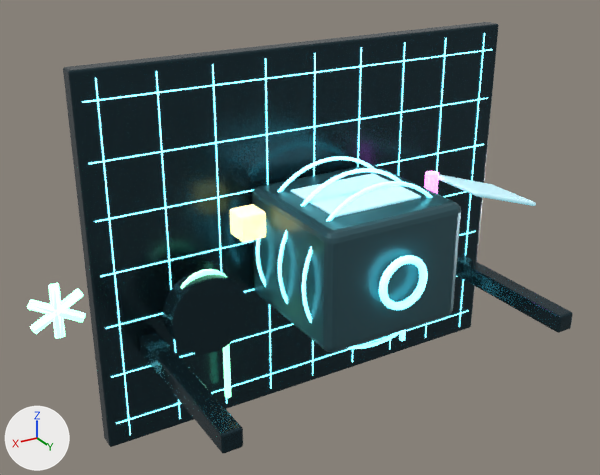
Renders of the glTF model amx-air-hubs/public/models/amx-digital-twin.glb from each side of a commit.
Before and after are seen from a 50 mm camera at (7.89, 12.65, 6.16) aimed at (0.98, 1.13, 0.41). The axes (+X, +Y, +Z) are drawn at lower left. The lights are the same throughout. The picture after the commit comes second. Where no turn or scale is listed for an object, it has been applied to the vertices. Vertices at exactly the same position are counted once.

Names of what the first picture shows: 'Actuator_Cooling', 'Cooling_Blade_0', 'Cooling_Blade_180', 'Cooling_Blade_240', 'Cooling_Blade_60', 'Core_Energy_Ring_1.35', 'Core_Energy_Ring_2.15', 'Floor_Line_Z_3', 'Screen_Twin', 'Sensor_Energy', 'Sensor_Vibration', 'Twin_Asset_Core', 'Twin_Core_Window', 'Twin_Floor', 'Twin_Structure_-3.5', 'Twin_Structure_3.5' and 22 more.
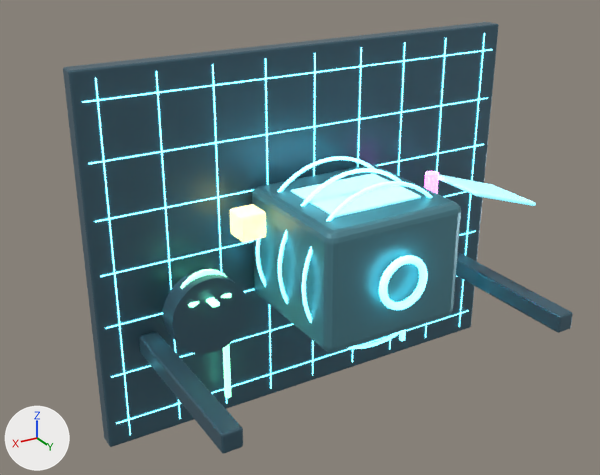
The newer file is also turned or shifted as a whole; pictures and numbers use the older file's frame.

The change in detail:
Material 'AMX_DarkMetal' (mat_amx_darkmetal) changes colour from dark cyan #243c44 to dark blue #4b6c7c; in linear values from (0.018, 0.045, 0.058) to (0.07, 0.15, 0.2).
Material 'AMX_Panel' (mat_amx_panel) changes colour from dark cyan #3c616a to cyan #59909e; in linear values from (0.045, 0.12, 0.145) to (0.1, 0.28, 0.34).
me_cube_021 is used by ob_cooling_blade_0; location (5.3, 1.17, 0.16).
me_cube_021 had 96 vertices, 188 faces and spanned x -0.08..0.08, y -0.035..0.035, z -0.46..0.46.
me_cube_021 now has 96 vertices, 188 faces and spans x -2.73..-2.57, y -0.93..-0.01, z -0.665..-0.595.
me_cube_021 part 1: the whole mesh is turned -90 degrees about the x axis through its middle, then moved by (-2.65, -0.47, -0.63).
me_cube_024 is used by ob_cooling_blade_180; location (5.3, 1.17, 0.16).
me_cube_024 had 96 vertices, 188 faces and spanned x -0.08..0.08, y -0.035..0.035, z -0.46..0.46.
me_cube_024 now has 96 vertices, 188 faces and spans x -2.73..-2.57, y -0.93..-0.01, z -0.665..-0.595.
me_cube_024 part 2: the whole mesh is turned -90 degrees about the x axis through its middle, then moved by (-2.65, -0.47, -0.63).
me_cube_025 is used by ob_cooling_blade_240; location (5.3, 1.17, 0.16).
me_cube_025 had 96 vertices, 188 faces and spanned x -0.427..0.427, y -0.035..0.035, z -0.288..0.288.
me_cube_025 now has 96 vertices, 188 faces and spans x -3.077..-2.223, y -0.758..-0.182, z -0.665..-0.595.
me_cube_025 part 3: the whole mesh is turned -90 degrees about the x axis through its middle, then moved by (-2.65, -0.47, -0.63).
me_cube_022 is used by ob_cooling_blade_60; location (5.3, 1.17, 0.16).
me_cube_022 had 96 vertices, 188 faces and spanned x -0.427..0.427, y -0.035..0.035, z -0.288..0.288.
me_cube_022 now has 96 vertices, 188 faces and spans x -3.077..-2.223, y -0.758..-0.182, z -0.665..-0.595.
me_cube_022 part 4: the whole mesh is turned -90 degrees about the x axis through its middle, then moved by (-2.65, -0.47, -0.63).

Changed parts and their boxes (x1, y1, x2, y2) in the pictures (600 x 475 px):
'Twin_Floor', recoloured (dark cyan to dark blue)
    both: (63, 22, 499, 447)
'Twin_Asset_Core', recoloured (dark cyan to cyan)
    both: (252, 165, 461, 352)
'Actuator_Cooling', recoloured (dark cyan to dark blue)
    both: (163, 269, 248, 354)
'Twin_Structure_3.5', recoloured (dark cyan to dark blue)
    both: (139, 332, 243, 453)
'Twin_Structure_-3.5', recoloured (dark cyan to dark blue)
    both: (456, 252, 573, 333)
'Cooling_Blade_60', moved, turned
    before: (30, 288, 83, 334)
    after: (221, 293, 230, 298)
'Cooling_Blade_180', moved, turned
    before: (48, 283, 65, 337)
    after: (206, 297, 220, 307)
'Cooling_Blade_0', moved, turned
    before: (48, 283, 64, 339)
    after: (206, 298, 220, 307)
'Cooling_Blade_240', moved, turned
    before: (34, 289, 84, 334)
    after: (221, 293, 232, 298)
